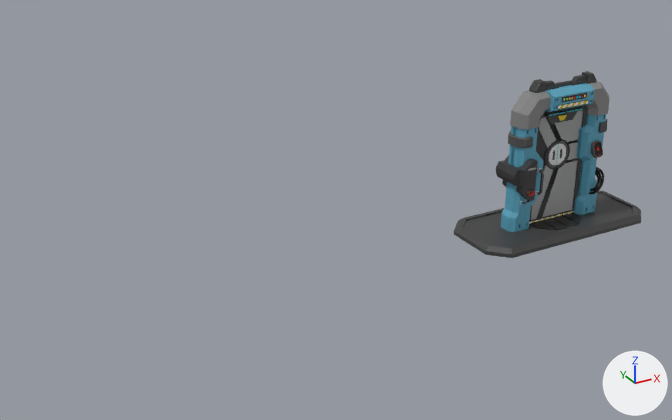
Renders of the FBX model Project B3/Assets/Prefabs/doorsB/DoorCircular.fbx from each side of a commit.
Both versions are drawn from a 50 mm camera at (-13.02, -22.05, 13.08) aimed at (-0.65, 0.44, 1.84). The lights are fixed; the arrows at lower right show +X, +Y and +Z. Where no turn or scale is listed for an object, it has been applied to the vertices. Vertices at the same position are counted once.

Objects in the first picture: 'base.002', 'door_base.002', 'door_lights.002', 'door_mat.002', 'door_mirror_vent.002', 'door_rim_01.002', 'door_side_lights.002', 'door_side_vent.002', 'door_top_arc.002', 'door_trim.002', 'door_turn_01', 'door_turn_02', 'door_turn_03', 'handle_door.002', 'light_top.002', 'lock_holder.002', 'wires_00.002'.
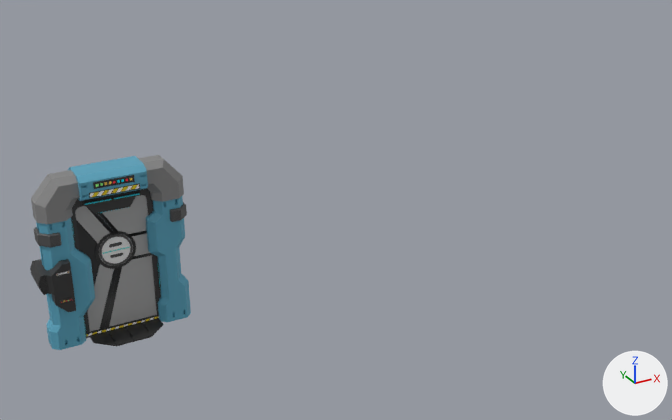
Commit message: rework door

Where the change shows, as pixel boxes [x1, y1, x2, y2] in the pictures (672 x 420 px):
'door_base.002', moved: before [501, 83, 606, 232]; after [36, 156, 191, 350]
'door_turn_01', moved: before [539, 110, 583, 218]; after [98, 195, 157, 328]
'base.002', deleted: before [454, 190, 641, 258]
'door_top_arc.002', moved: before [510, 80, 609, 129]; after [31, 155, 184, 224]
'door_turn_03', moved: before [531, 117, 559, 220]; after [75, 206, 118, 331]
'door_rim_01.002', reshaped, moved (34% wider): before [529, 71, 596, 221]; after [71, 188, 161, 334]
'door_side_vent.002', moved: before [496, 155, 538, 201]; after [30, 259, 76, 312]
'door_mat.002', moved: before [530, 213, 581, 230]; after [89, 318, 163, 346]
'door_turn_02', moved, turned: before [547, 142, 568, 167]; after [99, 234, 133, 266]
'door_mirror_vent.002', moved: before [508, 119, 607, 148]; after [34, 202, 187, 248]
'wires_00.002', deleted: before [589, 167, 604, 194]
'door_side_lights.002', moved: before [549, 109, 582, 189]; after [71, 193, 161, 334]
'lock_holder.002', deleted: before [591, 140, 603, 158]
'door_trim.002', moved: before [529, 210, 574, 223]; after [86, 315, 159, 338]
'handle_door.002', deleted: before [535, 168, 544, 195]
'door_lights.002', moved: before [526, 189, 535, 194]; after [59, 297, 73, 304]
'door_rim_01.010', added: after [83, 197, 112, 205]
'door_rim_01.006', added: after [112, 192, 140, 200]
'light_top.002', deleted: before [557, 114, 568, 121]
'geo.arm_2.002', moved: before [528, 167, 536, 171]; after [56, 271, 70, 276]
part 1 of me_door_rim_01_003, deleted (black): before [529, 71, 596, 93]
part 2 of me_door_rim_01_003, deleted: before [547, 107, 583, 116]

The change, as a list of edits to the scene's bpy script:
```text
Change me_door_rim_01_003:
    used by ob_door_rim_01_002; location = (7.48, 0.0, 0.0)
    remove me_door_rim_01_003.from_pydata(...)  # 416 vertices, 368 faces; spans x -1.29..1.29, y -0.24..0.24, z 0.02..4.96
    add me_door_rim_01_003.from_pydata(...)  # 188 vertices, 168 faces; spans x -1.13..1.13, y -0.19..0.19, z 0.02..4.03
    me_door_rim_01_003 part 1: 7 loose pieces with 164 vertices, spanning x -1.29..1.29, y -0.17..0.17, z 4.56..4.96, are deleted
    me_door_rim_01_003 part 2
    64 vertices are removed from x -0.73..0.73, y -0.24..0.24, z 3.81..3.87
    64 faces are deleted
Add me_door_rim_01_006:
    me_door_rim_01_006.from_pydata(...)  # 20 vertices, 17 faces; spans x 0.015..0.728, y -0.236..-0.149, z 3.815..3.873
    me_door_rim_01_006.materials.append(mat_material_004)  # black #383838
Add me_door_rim_01_010:
    me_door_rim_01_010.from_pydata(...)  # 20 vertices, 17 faces; spans x -0.728..-0.015, y -0.236..-0.149, z 3.815..3.873
    me_door_rim_01_010.materials.append(mat_material_004)  # black #383838
Change ob_door_side_vent_002:
    ob_door_side_vent_002.location: (5.08, 0.0, 2.15) -> (-9.88, 0.0, 2.15)
Remove ob_light_top_002:
    ob_light_top_002 = bpy.data.objects.new('light_top.002', me_light_top_003)
    ob_light_top_002.location = (7.48, 0.0, 0.0)
Change ob_geo_arm_2_002:
    ob_geo_arm_2_002.location: (7.48, 0.0, 0.0) -> (-7.48, 0.0, 0.0)
Remove ob_lock_holder_002:
    ob_lock_holder_002 = bpy.data.objects.new('lock_holder.002', me_lock_holder_002)
    ob_lock_holder_002.location = (8.82, -0.49, 2.42)
Change ob_door_turn_02:
    ob_door_turn_02.location: (7.48, 0.0, 2.32) -> (-7.48, 0.0, 2.32)
    ob_door_turn_02.rotation_euler: (1.571, 3.125, 0.0) -> (1.571, 1.554, 0.0)  # degrees (90, 179, 0) -> degrees (90, 89, 0)
Change ob_door_mirror_vent_002:
    ob_door_mirror_vent_002.location: (7.48, 0.0, 0.0) -> (-7.48, 0.0, 0.0)
Change ob_door_trim_002:
    ob_door_trim_002.location: (7.48, 0.0, -0.34) -> (-7.48, 0.0, -0.34)
Change ob_door_turn_03:
    ob_door_turn_03.location: (7.48, 0.0, 2.32) -> (-7.48, 0.0, 2.32)
Change ob_door_top_arc_002:
    ob_door_top_arc_002.location: (7.48, 0.0, 1.0) -> (-7.48, 0.0, 1.0)
Change ob_door_base_002:
    ob_door_base_002.location: (7.48, 0.0, 1.0) -> (-7.48, 0.0, 1.0)
Remove ob_handle_door_002:
    ob_handle_door_002 = bpy.data.objects.new('handle_door.002', me_handle_door_003)
    ob_handle_door_002.location = (6.5, -0.52, 1.68)
Change ob_door_lights_002:
    ob_door_lights_002.location: (5.96, -0.52, 1.44) -> (-9.0, -0.52, 1.44)
Change ob_door_mat_002:
    ob_door_mat_002.location: (7.48, 0.0, 0.01) -> (-7.48, 0.0, 0.01)
Change ob_door_turn_01:
    ob_door_turn_01.location: (7.48, 0.0, 2.32) -> (-7.48, 0.0, 2.32)
Change ob_door_rim_01_002:
    ob_door_rim_01_002.location: (7.48, 0.0, 0.0) -> (-7.48, 0.0, 0.0)
Remove ob_wires_00_002:
    ob_wires_00_002 = bpy.data.objects.new('wires_00.002', me_wires_00_002)
    ob_wires_00_002.location = (7.48, 0.0, 0.0)
Remove ob_base_002:
    ob_base_002 = bpy.data.objects.new('base.002', me_base_002)
    ob_base_002.location = (7.48, 0.0, 0.05)
Change ob_door_side_lights_002:
    ob_door_side_lights_002.location: (6.42, -0.15, 2.93) -> (-8.54, -0.15, 2.93)
Add ob_door_rim_01_006:
    ob_door_rim_01_006 = bpy.data.objects.new('door_rim_01.006', me_door_rim_01_006)
    ob_door_rim_01_006.location = (-7.48, 0.0, 0.0)
Add ob_door_rim_01_010:
    ob_door_rim_01_010 = bpy.data.objects.new('door_rim_01.010', me_door_rim_01_010)
    ob_door_rim_01_010.location = (-7.48, 0.0, 0.0)
```
